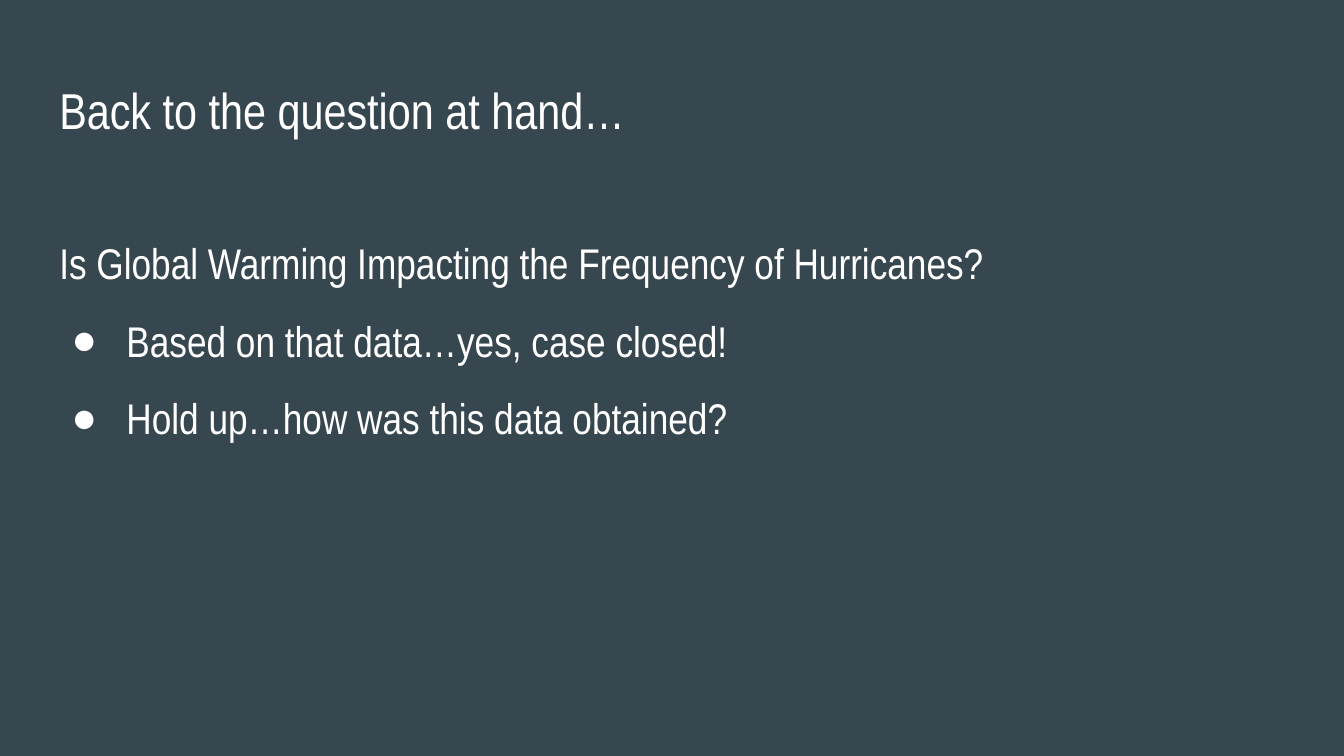
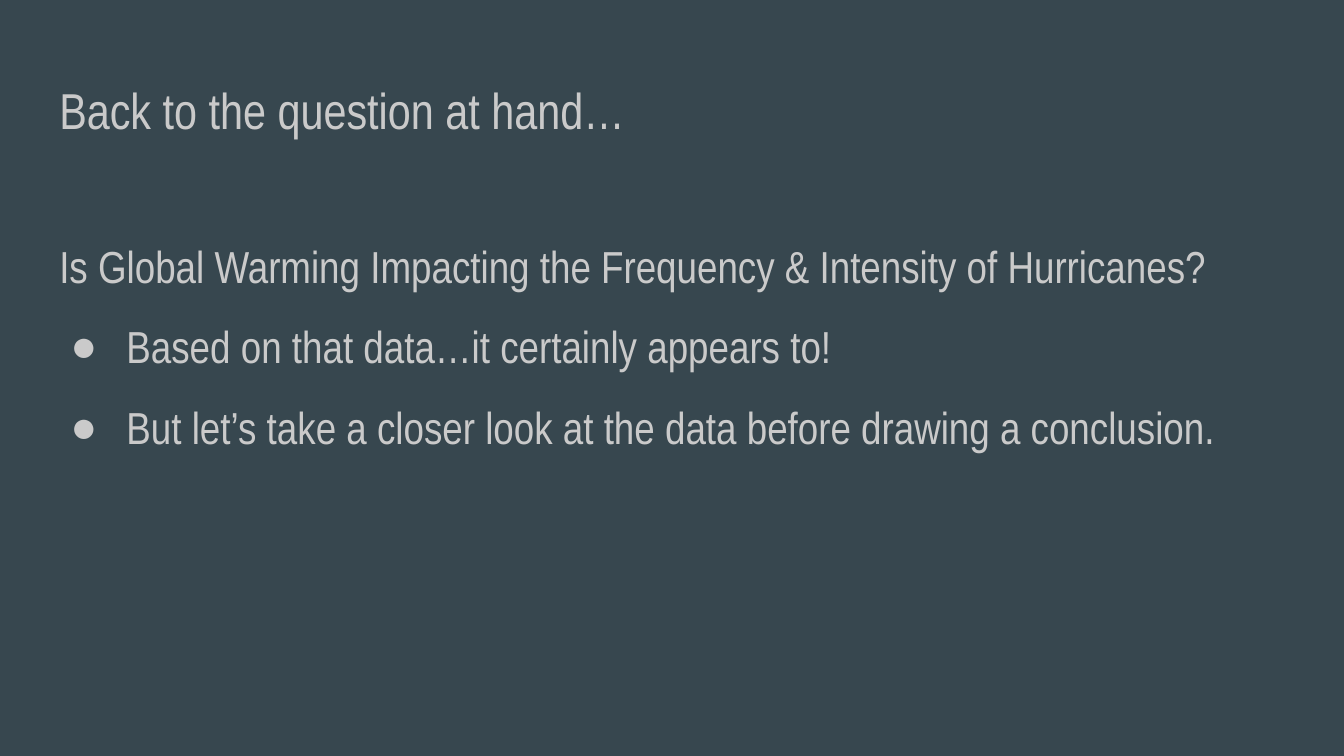
Before and after one commit to cwittmaack12/HurricaneProject, a slide deck: slide 10 of Historical Hurricane Analysis (1).pptx. Drawn at 1344x756 pixels with LibreOffice and Linux fonts; fonts in the diff are those of the drawing. Boxes give left, top, right and bottom in pixels: in the first picture for what was removed or moved away, otherwise in the second. Text is boxed around its words. In the diff, an @@ line names an element or a change of style, - is before the commit and + after.

```diff
--- a/Historical Hurricane Analysis (1).pptx
+++ b/Historical Hurricane Analysis (1).pptx
@@ title "Back to the question at ..." at [59,92,624,139]: text colour #FFFFFF to #CACACA @@
@@ text at [59,250,1215,453]: text changed; size 23 to 24.1 pt; text colour #FFFFFF to #CACACA @@
-Is Global Warming Impacting the Frequency of Hurricanes?
-● Based on that data…yes, case closed!
-● Hold up…how was this data obtained?
+Is Global Warming Impacting the Frequency & Intensity of Hurricanes?
+● Based on that data…it certainly appears to!
+● But let’s take a closer look at the data before drawing a conclusion.
```
Also in this commit, not shown: 11 other slides changed, 5 slides added, 7 slides removed, 7 other files.
